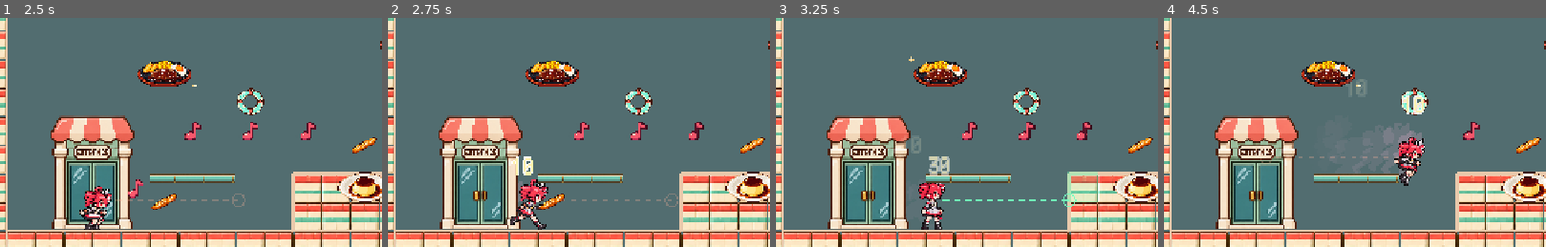
Above: before the commit, frames 1-4 (left to right).
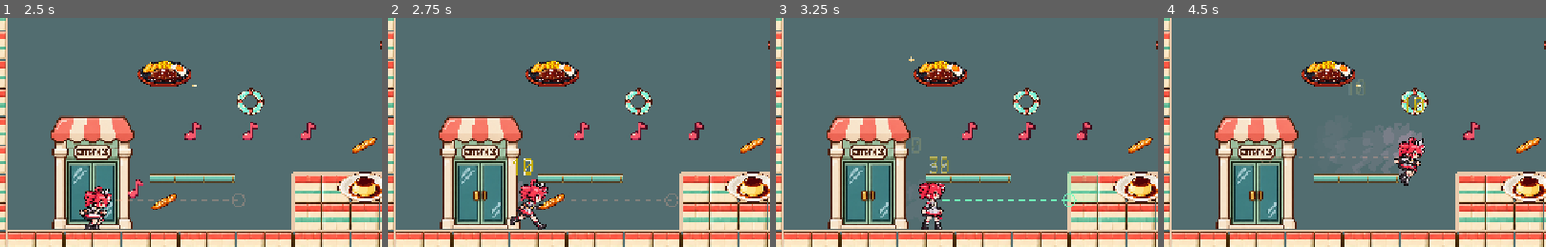
Above: after the commit, the same moments.

Repository: syun77/gd_bungee_gum
Game: Godot game, scene res://scenes/game_stage_2.tscn
Two runs of this game, one before a commit and one after it. Both use one fixed random seed, a clock stepped at 60 frames per second and the inputs below. This scene is started directly instead of the project's main scene. Sound files missing from this copy of the repository are replaced by a short silence.
Inputs (mouse positions are % of the whole screen's width and height, from its top left):
- Up to frame 1 (2.5 s): click "メニュー" at 0.5 s; click "リトライ" at 1.25 s; tap Enter (ui_accept) at 2 s; move the mouse to (72, 45) at 2.02 s; hold D (move_right) from 2.03 s (still down); hold Z (jump) from 2.03 s (still down); click (72, 45) at 2.17 s
- Up to frame 2 (2.75 s): keep holding D (move_right); keep holding Z (jump)
- Up to frame 3 (3.25 s): release D (move_right) at 2.75 s; release Z (jump) at 2.75 s; drag from (30, 55) to (54, 78) at 2.77 s
- Up to frame 4 (4.5 s): move the mouse to (60, 28) at 3.52 s; hold D (move_right) 3.53-4.25 s; hold Z (jump) 3.53-4.25 s; tap Left (aim_left) at 3.6 s; drag from (45, 70) to (81, 53) at 4.27 s
The pictures show only the part of the screen within x 7-57%, y 41-91%; the shares and areas given below are measured in that part.

Frame 1 is identical in both runs. In frame 2, 0.2% of the frame differs, in the area x 32-38%, y 60-69%; in frame 3, 0.4%, in the area x 33-46%, y 52-69%; in frame 4, 0.3%.

Commit message:
スコア文字サイズ調整

Diff:
--- /dev/null
+++ b/gd-bungee-gum/resources/score_popup_theme.tres
@@ -0,0 +1,10 @@
+[gd_resource type="Theme" format=3 uid="uid://dinywbm7mcwyy"]
+
+[ext_resource type="FontFile" uid="uid://c4tskst2d0ixh" path="res://assets/fonts/PixelMplus12-Regular.ttf" id="1"]
+
+[resource]
+default_font = ExtResource("1")
+default_font_size = 24
+Label/colors/font_color = Color(0.76296526, 0.6653618, 5.0055983e-06, 1)
+Label/colors/font_outline_color = Color(1, 1, 1, 1)
+Label/constants/outline_size = 1
--- a/gd-bungee-gum/scripts/score_popup.gd
+++ b/gd-bungee-gum/scripts/score_popup.gd
@@ -6,12 +6,9 @@
 	var popup := Label.new()
 	popup.name = "ScorePopup"
 	popup.text = str(points)
-	popup.theme = preload("res://resources/debug_theme.tres")
+	popup.theme = preload("res://resources/score_popup_theme.tres")
 	popup.mouse_filter = Control.MOUSE_FILTER_IGNORE
 	popup.z_index = 10
-	popup.add_theme_color_override("font_color", Color("fff1a8"))
-	popup.add_theme_color_override("font_outline_color", Color.WHITE)
-	popup.add_theme_constant_override("outline_size", 4)
 	var host := item.get_parent()
 	if host is TileMapLayer:
 		host = host.get_parent()
Not shown, changed: AGENTS.md
Not shown, changed: WORKLOG.md
Not shown, changed: specs/music-note-item-assets.md
